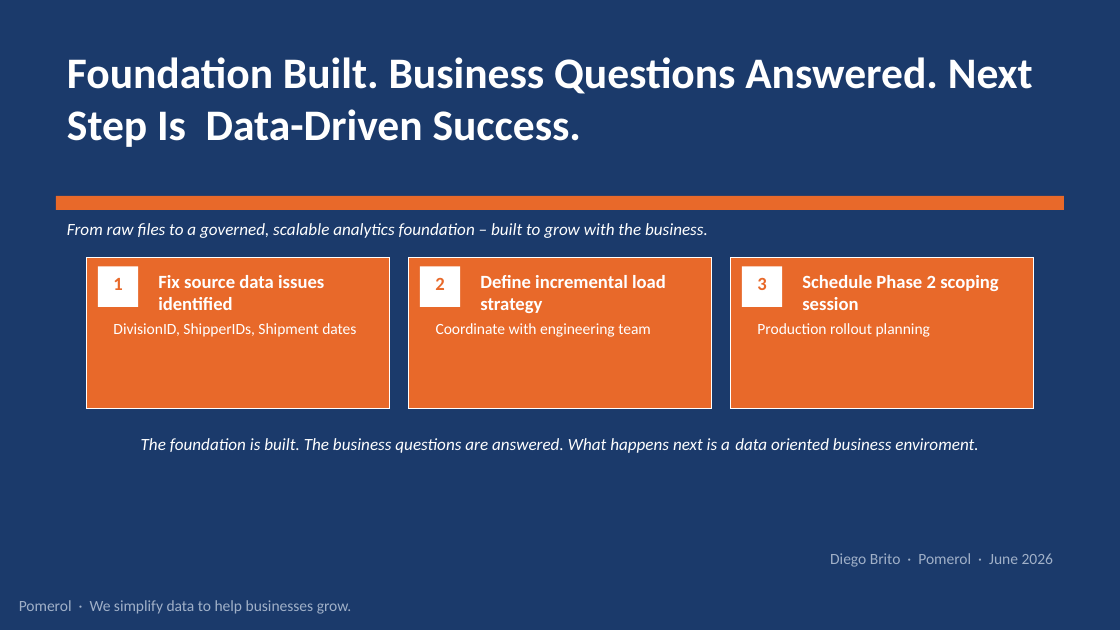
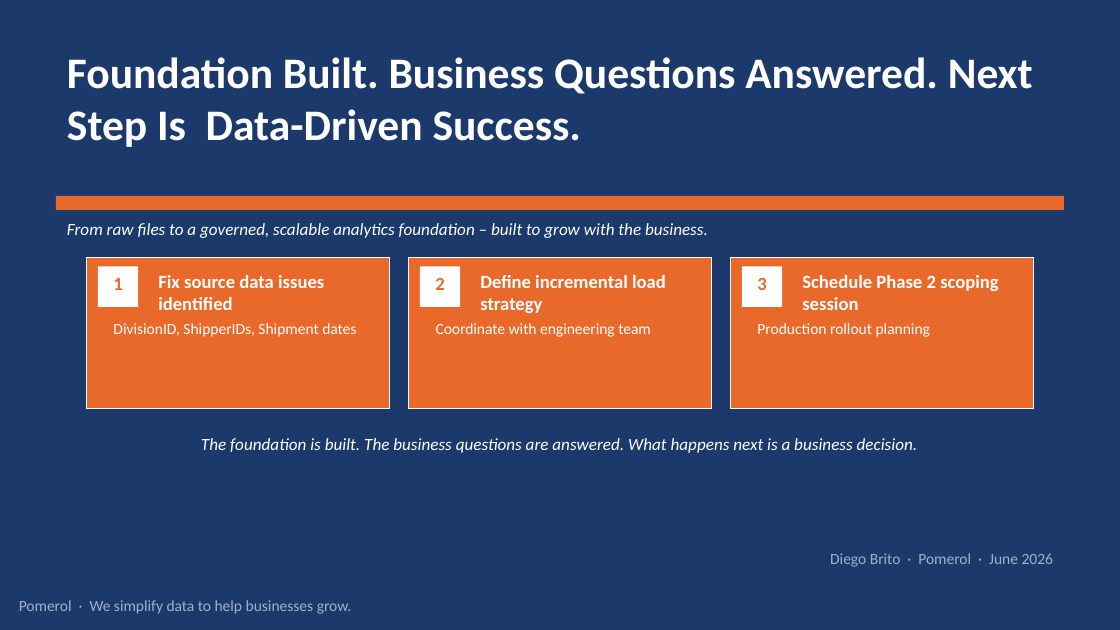
Before and after one commit to DiegoSVBrito/acme-lakehouse-poc, a slide deck: slide 17 of docs/ACME_DE_POC_Presentation.pptx. Drawn at 1120x630 pixels with LibreOffice and Linux fonts; fonts in the diff are those of the drawing. Boxes give left, top, right and bottom in pixels: in the first picture for what was removed or moved away, otherwise in the second. Text is boxed around its words. In the diff, an @@ line names an element or a change of style, - is before the commit and + after.

Commit message:
fix: DQ check count 9→10 on slide 15, typo+weak closing statement on slide 17

```diff
--- a/docs/ACME_DE_POC_Presentation.pptx
+++ b/docs/ACME_DE_POC_Presentation.pptx
@@ text at box(201, 438, 918, 453): text changed @@
-The foundation is built. The business questions are answered. What happens next is a data oriented business enviroment.
+The foundation is built. The business questions are answered. What happens next is a business decision.
```
Also in this commit, not shown: 1 other slide changed.
